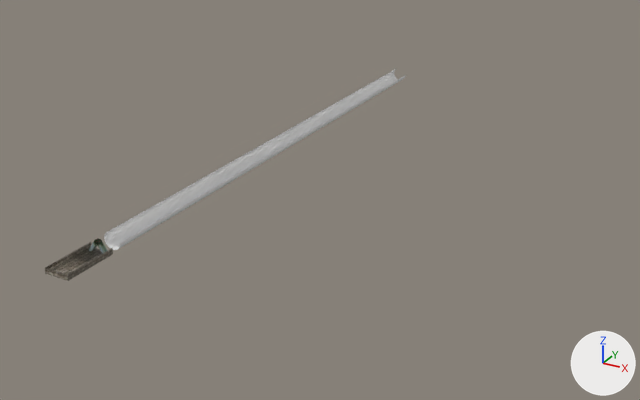
Two versions of the Blender file blender/rollercoaster.blend, one commit apart.
Rendered twice from a camera (50 mm lens) standing at (277.0, -258.0, 191.0) and looking at (-45.0, 326.0, -101.0). The lights are fixed; the arrows at lower right show +X, +Y and +Z.

In view in the first picture: 'Cylinder', 'Platform1-col'.
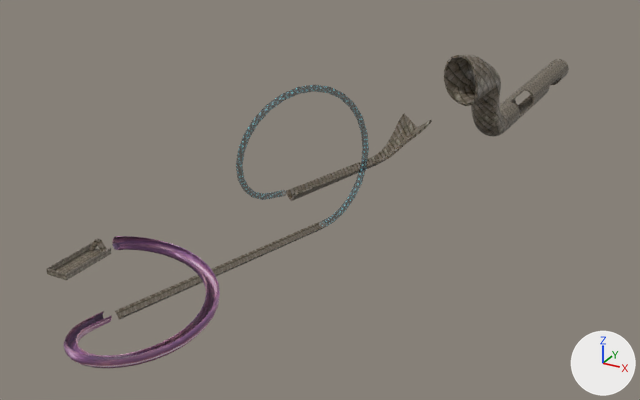
Commit message: Rollercoaster added

Where the newer file only moved an object's origin or applied its transform, the numbers keep the older frame.

Location of each change, [x1, y1, x2, y2] in pixels of the pictures (640 x 400 px):
'Cylinder', deleted: before [104, 69, 406, 250]
'Spiral1-col', added (purple): after [63, 236, 220, 368]
'cylinder-col', added: after [444, 55, 512, 136]
'Spiral.002-col', added: after [236, 85, 369, 228]
'plane-col', added: after [115, 222, 326, 320]
'plane-col.001', added: after [286, 114, 432, 201]
'cyl_rotate-col', added: after [500, 59, 569, 128]
'Platform1-col', reshaped, moved: before [45, 242, 113, 281]; after [46, 242, 111, 280]

The change, as a diff of the scene's bpy script:
```diff
--- a/blender/rollercoaster.blend.py
+++ b/blender/rollercoaster.blend.py
@@ img_freeze_png @@
+img_freeze_png = load_image('freeze.png', '../assets/sprites/freeze.png', 64, 64, 'sRGB')
@@ img_metal7_bmp @@
+img_metal7_bmp = load_image('Metal7.bmp', '../assets/sprites/Metal7.bmp', 128, 128, 'sRGB')
@@ mat_material_003 @@
+mat_material_003 = principled_material('Material.003')
+mat_material_003.texture = img_freeze_png
+mat_material_003.alpha = 0.459
@@ mat_material_002 @@
+mat_material_002 = principled_material('Material.002')
+mat_material_002.texture = img_metal7_bmp
@@ me_plane_001 @@
 # used by ob_platform1_col; location = (-1.6, 0.0, 0.0)
-me_plane_001.from_pydata(...)  # 16 vertices, 14 faces; spans x -5.5..8.4, y -3.6..27.0, z -3.7..-0.6
+me_plane_001.from_pydata(...)  # 16 vertices, 14 faces; spans x -6.0..5.8, y -3.6..27.0, z -3.7..-0.6
+# me_plane_001 part 1: the whole mesh is rebuilt
 me_plane_001.materials.append(mat_material_001)
@@ me_cylinder_005 @@
+me_cylinder_005.from_pydata(...)  # 576 vertices, 582 faces; spans x -12.0..12.0, y -117.0..102.0, z -12.0..12.0
+me_cylinder_005.materials.append(mat_material_001)
@@ me_cylinder @@
+me_cylinder.from_pydata(...)  # 1792 vertices, 1760 faces; spans x 12.2..55.4, y 367.3..468.0, z -82.7..15.4
+me_cylinder.materials.append(mat_material_001)
@@ me_plane_002 @@
+me_plane_002.from_pydata(...)  # 72 vertices, 70 faces; spans x -37.0..14.0, y 258.0..424.0, z -79.0..-49.0
+me_plane_002.materials.append(mat_material_001)
@@ me_spiral_003 @@
+me_spiral_003.from_pydata(...)  # 314 vertices, 300 faces; spans x -40.1..25.9, y 195.6..272.9, z -69.3..25.0
+me_spiral_003.polygons.foreach_set('use_smooth', [True] * 300)
+me_spiral_003.materials.append(mat_material_003)  # picture img_freeze_png
@@ me_plane @@
+me_plane.from_pydata(...)  # 12 vertices, 10 faces; spans x -18.0..20.0, y 49.0..222.0, z -70.0..-55.0
+me_plane.materials.append(mat_material_001)
@@ me_spiral_001 @@
+me_spiral_001.from_pydata(...)  # 1782 vertices, 1780 faces; spans x -20.4..59.3, y -9.5..61.8, z -56.2..-1.0
+me_spiral_001.polygons.foreach_set('use_smooth', [True] * 1780)
+me_spiral_001.materials.append(mat_material_002)  # picture img_metal7_bmp
@@ ob_platform1_col @@
 ob_platform1_col = bpy.data.objects.new('Platform1-col', me_plane_001)
-ob_platform1_col.location = (-1.6, 0.0, 0.0)
+ob_platform1_col.location = (0.0, 0.0, 0.0)
@@ ob_cylinder @@
-ob_cylinder = bpy.data.objects.new('Cylinder', me_cylinder_002)
-ob_cylinder.location = (-1.8, 80.6, -1.0)
-ob_cylinder.rotation_euler = (1.571, 0.0, 0.0)  # degrees (90, 0, 0)
@@ ob_cyl_rotate_col @@
+ob_cyl_rotate_col = bpy.data.objects.new('cyl_rotate-col', me_cylinder_005)
+ob_cyl_rotate_col.location = (28.3, 680.3, -90.4)
@@ ob_cylinder_col @@
+ob_cylinder_col = bpy.data.objects.new('cylinder-col', me_cylinder)
+ob_cylinder_col.location = (-13.4, 95.6, -20.0)
@@ ob_plane_col_001 @@
+ob_plane_col_001 = bpy.data.objects.new('plane-col.001', me_plane_002)
+ob_plane_col_001.location = (-1.0, 0.0, 0.0)
@@ ob_spiral_002_col @@
+ob_spiral_002_col = bpy.data.objects.new('Spiral.002-col', me_spiral_003)
+ob_spiral_002_col.location = (-1.0, 0.0, 0.0)
@@ ob_plane_col @@
+ob_plane_col = bpy.data.objects.new('plane-col', me_plane)
+ob_plane_col.location = (-1.0, 0.0, 0.0)
@@ ob_spiral1_col @@
+ob_spiral1_col = bpy.data.objects.new('Spiral1-col', me_spiral_001)
+ob_spiral1_col.location = (0.0, 0.0, 0.0)
```
